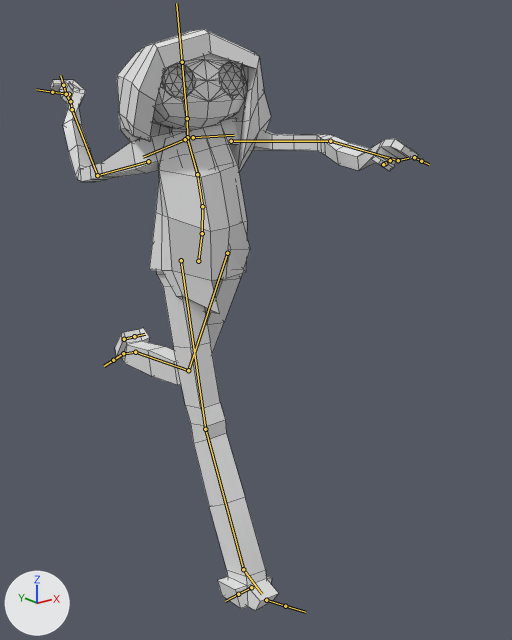
Two versions of the FBX model raw_assets/models/sm_ranged_enemy.fbx, one commit apart.
The view is the same before and after, from a camera (50 mm lens) standing at (-1.153, -1.682, 1.324) and looking at (0.144, -0.061, 0.676). The axes (+X, +Y, +Z) are drawn at lower left. The lights are the same throughout. Both versions are drawn at frame 22 of the action 'PlantLoverRig|FurballRun-loop'; the numbers are the values there. The bones that bend it are drawn over the model as lines. Mesh edges are drawn as thin lines.

The first picture shows 'PlantLoverBody', 'PlantLoverHat', 'PlantLoverHead', 'PlantLoverShirt'.
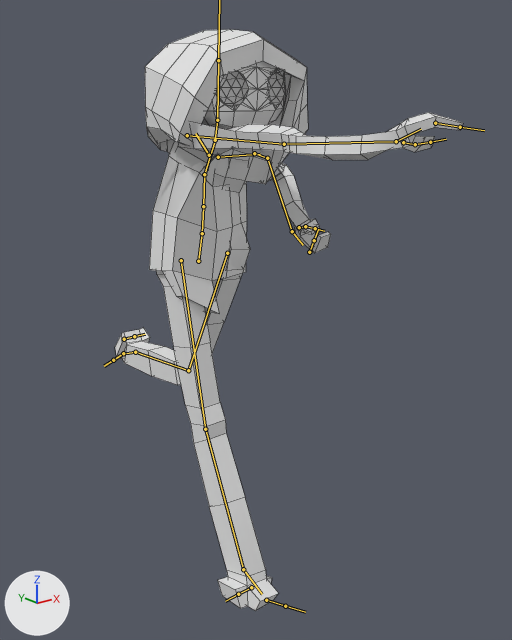
Pixel boxes [x1, y1, x2, y2] of what changed, in the pictures (512 x 640 px):
'PlantLoverBody', posed (6% shorter)
    before: [50, 80, 418, 611]
    after: [115, 112, 463, 611]
'PlantLoverHat', posed (8% taller)
    before: [117, 29, 271, 172]
    after: [145, 29, 308, 184]
'PlantLoverShirt', posed
    before: [149, 125, 247, 313]
    after: [149, 142, 249, 313]
'PlantLoverHead', posed
    before: [152, 53, 246, 130]
    after: [202, 61, 286, 129]
bone 'spine.001', root to tip
    before: (202, 233) to (202, 206)
    after: (202, 233) to (203, 206)
bone 'spine.002', root to tip
    before: (202, 206) to (197, 174)
    after: (203, 206) to (204, 174)
bone 'spine.003', root to tip
    before: (197, 174) to (187, 139)
    after: (204, 174) to (215, 141)
bone 'spine.004', root to tip
    before: (187, 137) to (187, 118)
    after: (215, 140) to (217, 120)
bone 'upper_arm.L', root to tip
    before: (231, 141) to (330, 141)
    after: (254, 153) to (267, 158)
bone 'forearm.L', root to tip
    before: (330, 141) to (398, 160)
    after: (267, 158) to (292, 231)
bone 'hand.L', root to tip
    before: (398, 160) to (408, 158)
    after: (292, 231) to (303, 245)
bone 'f_index.01.L', root to tip
    before: (414, 157) to (421, 161)
    after: (309, 252) to (314, 240)
bone 'shoulder.R', root to tip
    before: (185, 139) to (143, 157)
    after: (209, 155) to (195, 133)
bone 'upper_arm.R', root to tip
    before: (148, 161) to (97, 175)
    after: (187, 135) to (284, 144)
bone 'forearm.R', root to tip
    before: (97, 175) to (72, 109)
    after: (284, 144) to (396, 141)
bone 'hand.R', root to tip
    before: (72, 109) to (70, 99)
    after: (396, 141) to (421, 129)
bone 'f_index.01.R', root to tip
    before: (69, 94) to (52, 92)
    after: (435, 123) to (460, 127)

The edits, one by one:
Bone 'spine.001' (bone_spine_001) turns from (0, -15, 2) to (0, -3, 0) degrees about its own x, y and z.
Bone 'spine.002' (bone_spine_002) turns from (-11, -15, 7) to (7, -15, -3) degrees about its own x, y and z.
Bone 'spine.003' (bone_spine_003) turns from (-11, 0, 6) to (23, -10, -11) degrees about its own x, y and z.
Bone 'spine.004' (bone_spine_004) turns from (16, 21, -7) to (-33, 35, -12) degrees about its own x, y and z.
Bone 'upper_arm.L' (bone_upper_arm_l) turns from (27, 18, -12) to (-56, -10, -39) degrees about its own x, y and z.
Bone 'forearm.L' (bone_forearm_l) turns from (34, 25, 4) to (88, 17, -52) degrees about its own x, y and z.
Bone 'hand.L' (bone_hand_l) turns from (22, -56, 1) to (42, -60, -34) degrees about its own x, y and z.
Bone 'f_index.01.L' (bone_f_index_01_l) turns from (0, 0, 0) to (81, -13, -1) degrees about its own x, y and z.
Bone 'shoulder.R' (bone_shoulder_r) turns from (0, 0, 0) to (44, 11, 95) degrees about its own x, y and z.
Bone 'upper_arm.R' (bone_upper_arm_r) turns from (-54, -8, -11) to (47, 36, 30) degrees about its own x, y and z.
Bone 'forearm.R' (bone_forearm_r) turns from (-1, 23, -64) to (16, -35, -10) degrees about its own x, y and z.
Bone 'hand.R' (bone_hand_r) turns from (-51, 61, -32) to (-16, 33, -22) degrees about its own x, y and z.
Bone 'f_index.01.R' (bone_f_index_01_r) turns from (84, -18, -23) to (26, -3, -28) degrees about its own x, y and z.
